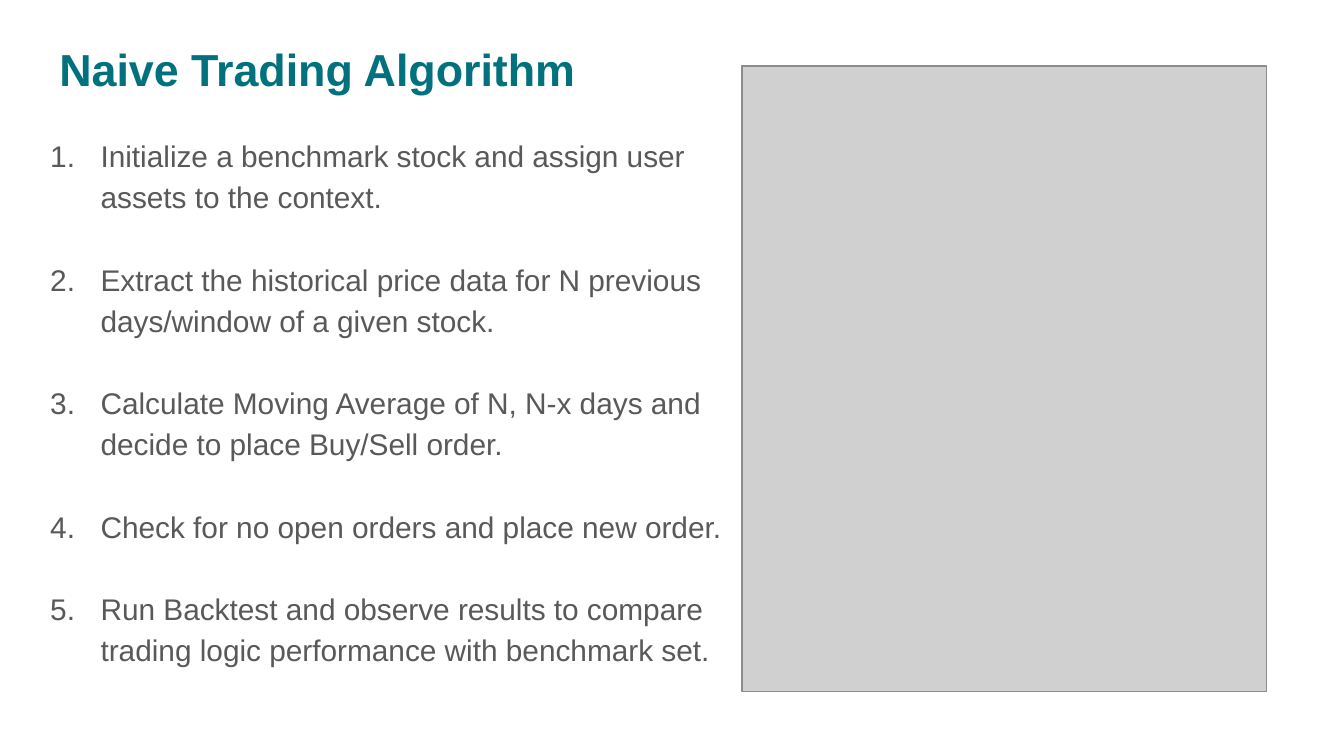
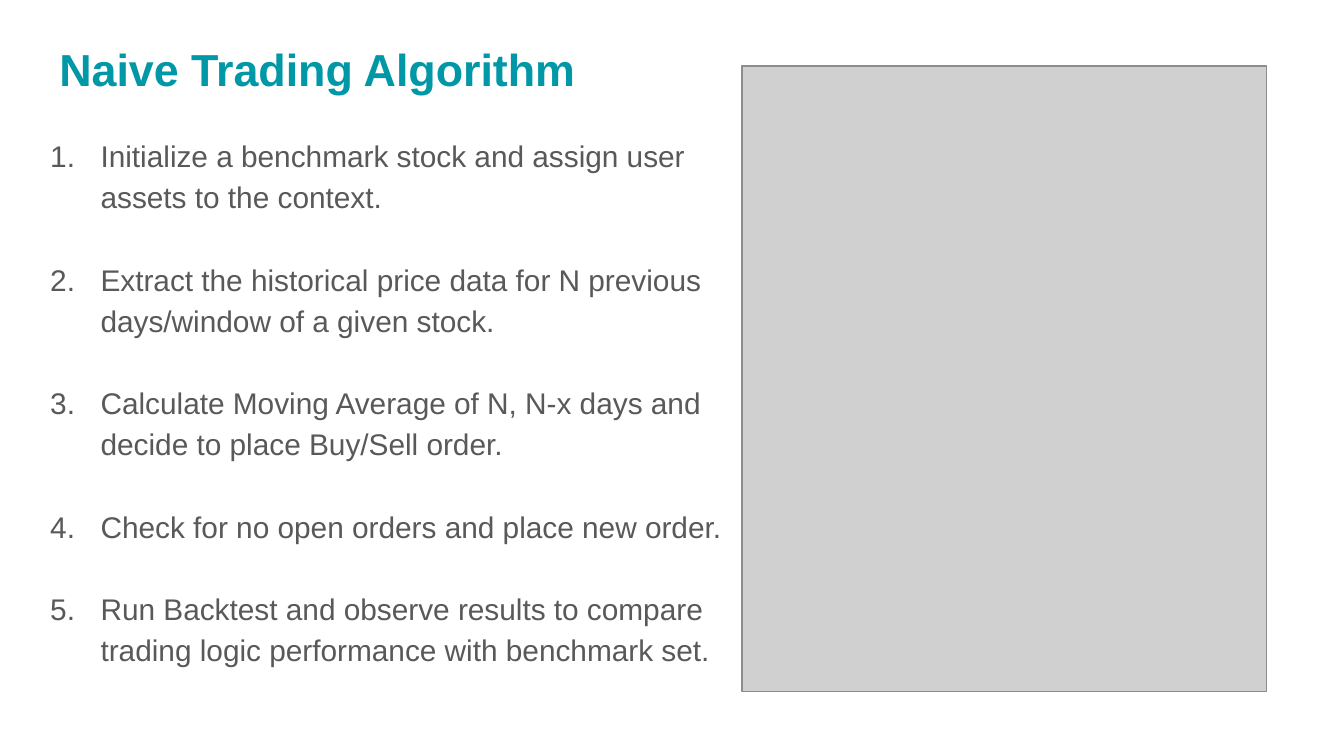
Before and after one commit to rajaharsha/Algorithm-Trading, a slide deck: slide 11 of PairTrading.pptx. Drawn at 1344x756 pixels with LibreOffice and Linux fonts; fonts in the diff are those of the drawing; grey boxes stand for pictures. Boxes give left, top, right and bottom in pixels: in the first picture for what was removed or moved away, otherwise in the second. Text is boxed around its words. In the diff, an @@ line names an element or a change of style, - is before the commit and + after.

```diff
--- a/PairTrading.pptx
+++ b/PairTrading.pptx
@@ title "Naive Trading Algorithm" at [59,53,575,94]: text colour #00717D to #0097A7 @@
```
Also in this commit, not shown: 12 other slides changed, 5 slides added, 1 slide removed, 3 other files.
